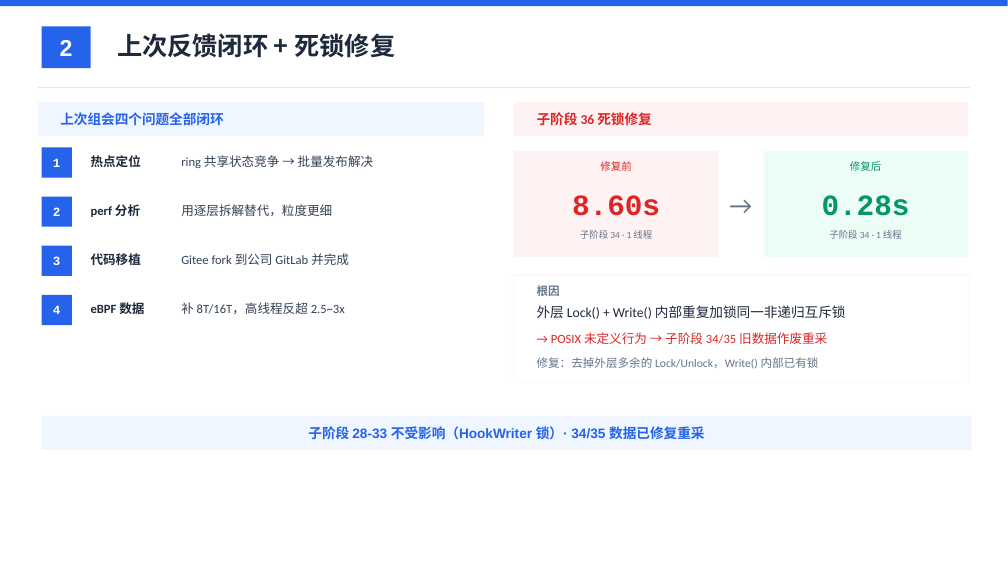
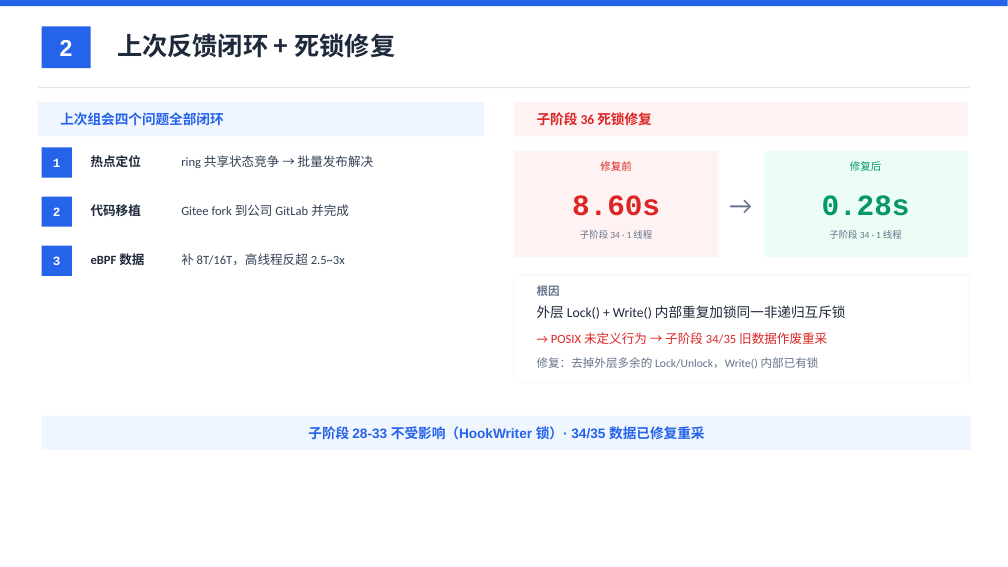
Before and after one commit to YiChiChen1106/Nativehook_linux_planb, a slide deck: slide 2 of presentation/native_hook_progress_2026-06-11.pptx. Drawn at 1008x567 pixels with LibreOffice and Linux fonts; fonts in the diff are those of the drawing. Boxes give left, top, right and bottom in pixels: in the first picture for what was removed or moved away, otherwise in the second. Text is boxed around its words. In the diff, an @@ line names an element or a change of style, - is before the commit and + after.

```diff
--- a/presentation/native_hook_progress_2026-06-11.pptx
+++ b/presentation/native_hook_progress_2026-06-11.pptx
@@ text removed at bbox=[91, 204, 140, 217] @@
-perf 分析
@@ text removed at bbox=[181, 204, 332, 216] @@
-用逐层拆解替代，粒度更细
@@ 4 texts: place and size @@
-4 texts at bbox=[91, 253, 349, 317]
+4 texts at bbox=[91, 204, 349, 268]
@@ rectangle removed at bbox=[42, 295, 72, 325] @@
@@ text removed at bbox=[53, 305, 61, 314] @@
-4
```
Also in this commit, not shown: 3 other files.
